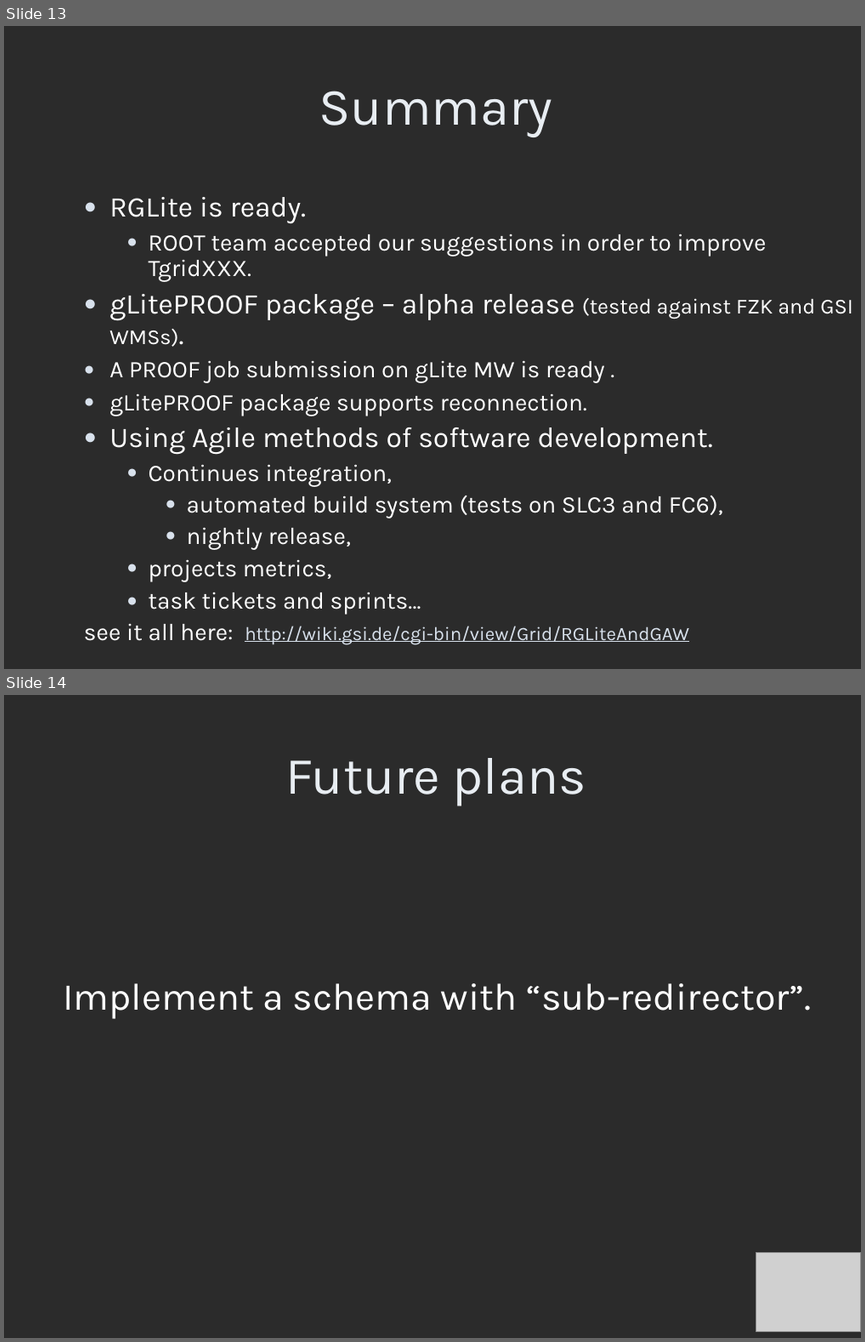
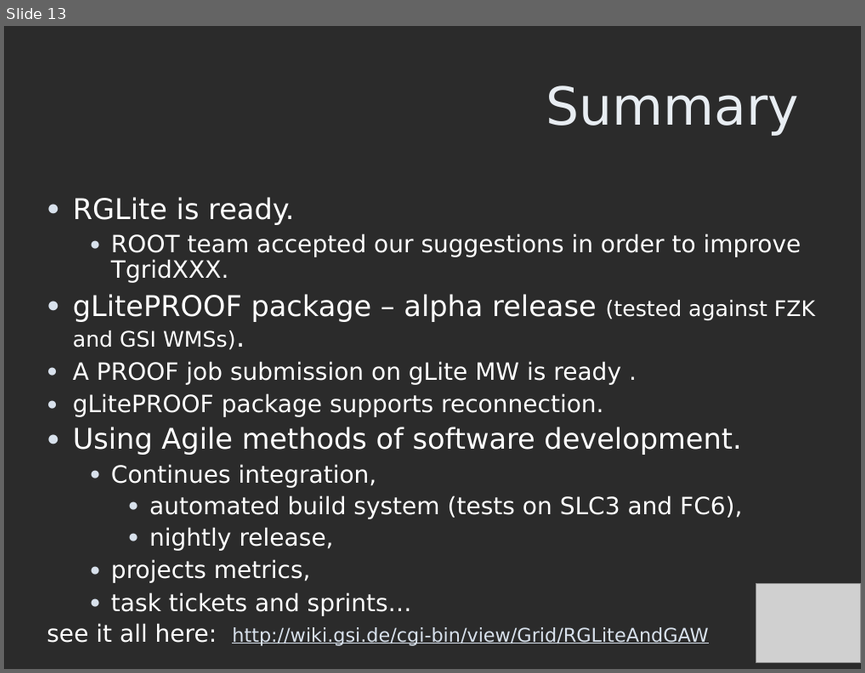
Before and after one commit to AnarManafov/PoDDocumentation, a slide deck: PROOF-Workshop/2007-Nov/PROOF-Workshop-2007-RGLite_gLitePROOF-GSI.ppt. Shown one above the other, each under a label of ours: slides 13 and 14 before the commit, slide 13 after it. The pictures are 865x1342 and 865x673 pixels, drawn with LibreOffice and Linux fonts; fonts in the diff are those of the drawing; grey boxes stand for pictures; background and template pictures are left out; a plain dark background stands for a picture behind light text. Boxes give left, top, right and bottom in pixels: in the first picture for what was removed or moved away, otherwise in the second. Text is boxed around its words. In the diff, an @@ line names an element or a change of style, - is before the commit and + after.

Commit message:
Documentation_modified: The PROOF-Workshop-2007 presentation has been updated to version 0.4(RC1)

```diff
--- a/PROOF-Workshop/2007-Nov/PROOF-Workshop-2007-RGLite_gLitePROOF-GSI.ppt
+++ b/PROOF-Workshop/2007-Nov/PROOF-Workshop-2007-RGLite_gLitePROOF-GSI.ppt
@@ slide 14 removed at (4,695,861,1338), background picture (left out) @@
@@ title removed at (285,758,586,806) @@
-Future plans
@@ text removed at (63,983,811,1019) @@
-Implement a schema with “sub-redirector”.
@@ picture removed at (756,1253,861,1332) @@
@@ slide 13 changed as well @@
@@ title "Summary": place and size @@
-title "Summary" at (319,91,552,137)
+title "Summary" at (546,86,799,136)
@@ title "Summary" at (546,86,799,136): font Karla to DejaVu Sans; alignment centre to right @@
@@ text "RGLite is ready.": place and size @@
-text "RGLite is ready." at (84,197,853,645)
+text "RGLite is ready." at (46,197,815,646)
@@ text "RGLite is ready." at (46,197,815,646): font Karla to DejaVu Sans; vertical alignment top to middle @@
@@ picture added at (756,584,861,663) @@
```
Also in this commit, not shown: 8 other slides changed, 1 slide added, 1 other slide removed.
